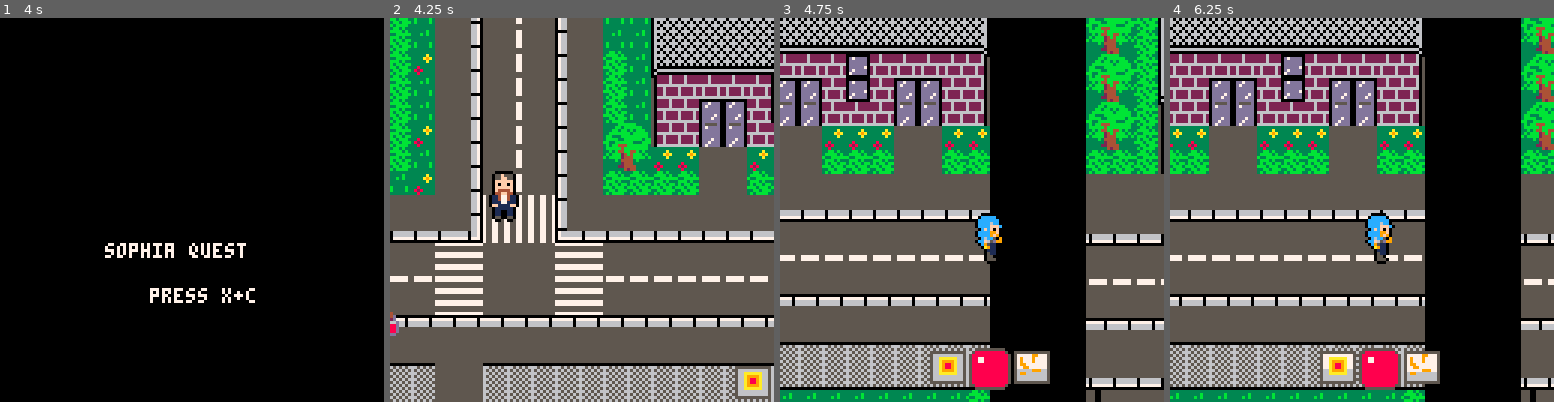
Above: before the commit, frames 1-4 (left to right).
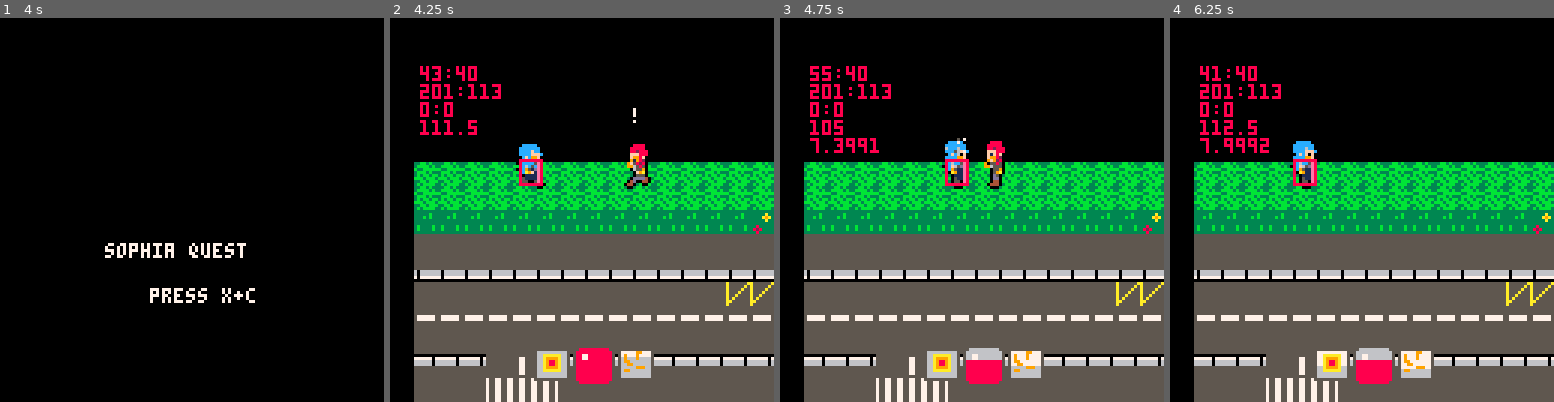
Above: after the commit, the same moments.

Repository: JasonHaenlin/pico-8-sophiaquest
Game: PICO-8 cartridge sophiaquest.p8
Two runs of this game, one before a commit and one after it. Both use one fixed random seed, a clock stepped at 60 frames per second and the inputs below.
Inputs:
- Up to frame 1 (4 s): tap X (X key) at 0.33, 1.07, 1.85, 2.97 s; tap O (Z key) at 0.7, 1.7, 2.1, 2.5, 2.9, 3.3, 3.7 s; hold Right 1.6-2.1 s; hold Up 2.15-2.42 s; hold Right 2.47-3.03 s; hold Left 3.08-3.58 s; hold Down 3.63-3.97 s
- Up to frame 2 (4.25 s): hold Right from 4.02 s (still down); tap X (X key) at 4.08 s; tap O (Z key) at 4.1 s
- Up to frame 3 (4.75 s): tap O (Z key) at 4.5 s; release Right at 4.68 s; hold Up from 4.73 s (still down)
- Up to frame 4 (6.25 s): tap O (Z key) every 0.4 s from 4.9 to 6.1 s; release Up at 5.03 s; hold Left 5.08-5.68 s; tap X (X key) at 5.2 s; hold Down 5.73-6.03 s; hold Right from 6.08 s (still down)

Frame 1 is identical in both runs. In frame 2, 71% of the frame differs, in the area x 0-100%, y 0-100%; in frame 3, 68%; in frame 4, 69%.

Commit message:
adjust the hitbox of the bullet

Diff:
--- a/sophiaquest.p8
+++ b/sophiaquest.p8
@@ -15,7 +15,7 @@
 l_player, l_ennemy, l_boss = 50, 10, 150
 walk, stay = "walk", "stay"
 
-debug_enabled = false
+debug_enabled = true
 
 -- init
 function _init()
@@ -87,7 +87,7 @@
  make_weapons()
  make_ennemies(nb_of_ennemis, {134})
  make_npc(239, 66, 137)
- make_player(128)
+ make_player(40, 40, 128)
  make_items()
 end
 
@@ -187,10 +187,10 @@
  n.stay = make_anim(make_stay_anim(s))
 end
 
-function make_player(s)
+function make_player(x, y, s)
  g_p = make_actor({
   -- new player char
-  entitie = newentitie(333, 85, s, player, l_player),
+  entitie = newentitie(x, y, s, player, l_player),
   -- add a action controller
   control = controls_player,
   -- add a draw controller
@@ -410,7 +410,7 @@
 end
 
 function controls_npc(self)
- local dist = check_distance_from_player(self)
+ local dist = distance(self)
  log(4, dist)
  if (dist >= 5 and dist < 10) then
   make_dialog(self.x, self.y, "hey !!", 30)
@@ -418,7 +418,7 @@
 end
 
 function controls_ennemies(self)
- local dist = check_distance_from_player(self)
+ local dist = distance(self)
  if(is_player_near(dist)) then
   make_dialog(self.x, self.y, "!", 1)
   self.anim = walk
@@ -460,7 +460,13 @@
  end
 end
 
-function check_distance_from_player(a)
+function sqr(x) return x*x end
+
+function distance_test(a)
+ return sqrt(sqr(a.x - g_p.x)+sqr(a.y - g_p.y))
+end
+
+function distance(a)
  local rx = a.x - g_p.x
  local ry = a.y - g_p.y
  return (abs(rx) + abs(ry)) / 2
@@ -500,14 +506,14 @@
  local target = {x = inf , y=inf}
  for a in all(g_actors) do
   if(a.tag == ennemy) then
-   if((rx+ry)/2 > check_distance_from_player(a)) then
+   if(distance(target) > distance(a)) then
     rx = abs(a.x-g_p.x)
     ry = abs(a.y-g_p.y)
     target = a
    end -- check distance from player
   end -- tag is ennemy
  end -- for all actors
- if (check_distance_from_player(target) > limit) return {}
+ if (distance(target) > limit) return {}
  return target
 end
 
@@ -688,12 +694,12 @@
   fire({
    -- new bullet
    x = a.x,
-   y = a.y-8,
+   y = a.y-7,
    s = a.weapon.animv,
    dmg = a.weapon.dmg,
    type = a.weapon.type,
    -- add hitbox
-   box = {x1 = 4 - center, y1 = 0, x2 = 4 + center, y2 = 5},
+   box = {x1 = 4 - center, y1 = 0, x2 = 4 + center, y2 = 8},
    -- set the speed
    mvn = {dx = 0, dy = -speed},
    -- set the direction
@@ -704,7 +710,7 @@
   fire({
    -- new bullet
    x = a.x,
-   y = a.y+18,
+   y = a.y+17,
    s = a.weapon.animv,
    dmg = a.weapon.dmg,
    type = a.weapon.type,
@@ -1038,7 +1044,6 @@
  draw_dialogs()
  draw_hud()
 
- log(7, g_scr.x..":"..g_scr.y)
  log(1, g_p.x..":"..g_p.y)
  if(debug_enabled) debug()
 end
@@ -1092,8 +1097,9 @@
  g_scr.y = max(0,lerp(g_scr.y,g_p.y-64,0.3))
  log(3, g_scr.x..":"..g_scr.y)
  if (g_scr.shake > 0) then
-  g_scr.x += (rnd(2)-1)*g_scr.intensity
-  g_scr.y += (rnd(2)-1)*g_scr.intensity
+  local a = rnd(1)
+  g_scr.x += cos(a)*g_scr.intensity
+  g_scr.y += sin(a)*g_scr.intensity
   g_scr.shake -= 1
  end
  camera(g_scr.x, g_scr.y)
@@ -1106,10 +1112,12 @@
 function check_game_state()
  if (is_dead(g_p) or is_game_done()) then
   cls()
+
   g_actors = {}
-  g_particles = {}
-  g_explosions = {}
+  g_dfx = {}
   g_weapons = {}
+  g_dialogs = {}
+
   make_game()
   reset_camera()
   _draw = draw_menu
